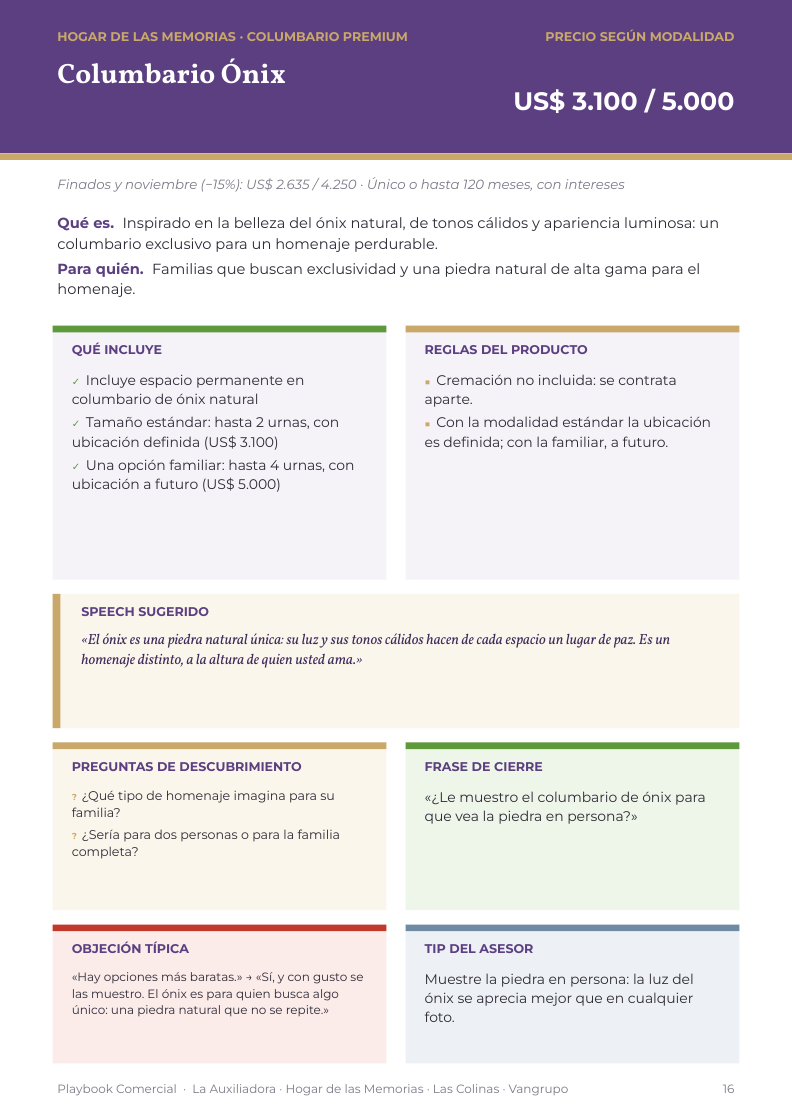
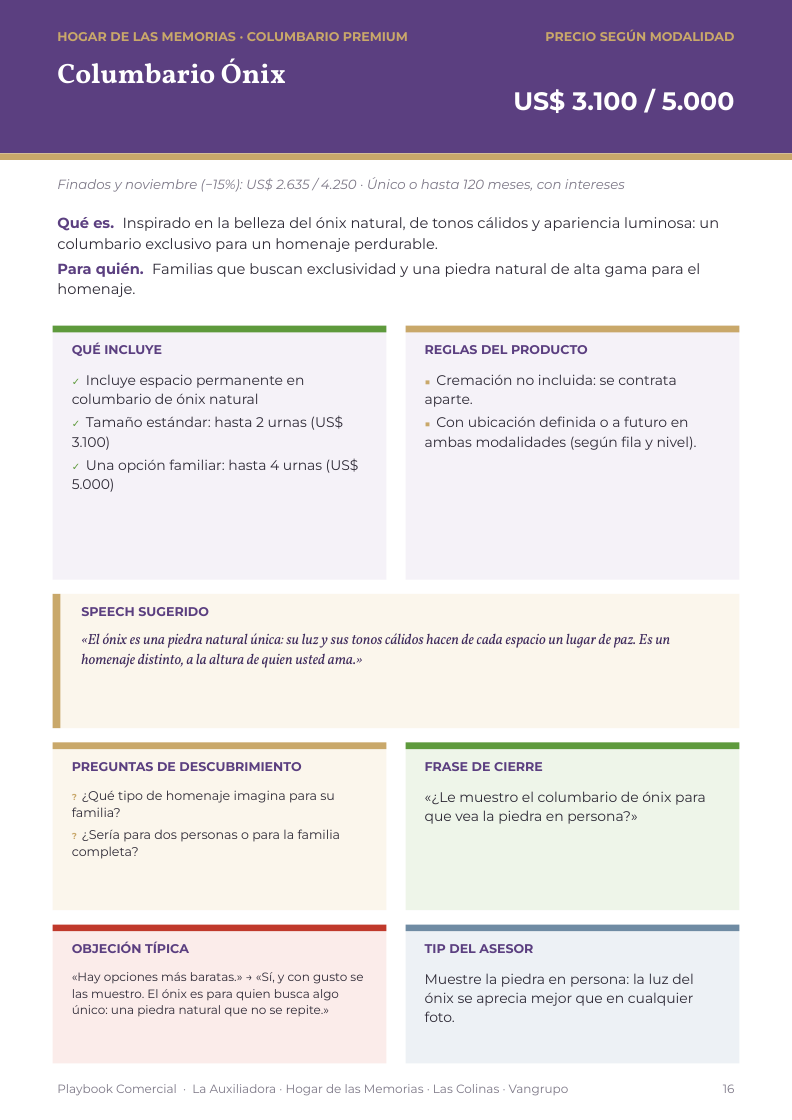
Before and after one commit to os267/teste, a slide deck: slide 16 of playbook/salida/Playbook_Comercial_Cremacion_Vangrupo_Vertical.pptx. Drawn at 792x1120 pixels with LibreOffice and Linux fonts; fonts in the diff are those of the drawing. Boxes give left, top, right and bottom in pixels: in the first picture for what was removed or moved away, otherwise in the second. Text is boxed around its words. In the diff, an @@ line names an element or a change of style, - is before the commit and + after.

```diff
--- a/playbook/salida/Playbook_Comercial_Cremacion_Vangrupo_Vertical.pptx
+++ b/playbook/salida/Playbook_Comercial_Cremacion_Vangrupo_Vertical.pptx
@@ text at (x1=72, y1=415, x2=359, y2=492): text changed @@
-✓ Tamaño estándar: hasta 2 urnas, con ubicación definida (US$ 3.100)
-✓ Una opción familiar: hasta 4 urnas, con ubicación a futuro (US$ 5.000)
+✓ Tamaño estándar: hasta 2 urnas (US$ 3.100)
+✓ Una opción familiar: hasta 4 urnas (US$ 5.000)
@@ text at (x1=425, y1=416, x2=697, y2=450): text changed @@
-■ Con la modalidad estándar la ubicación es definida; con la familiar, a futuro.
+■ Con ubicación definida o a futuro en ambas modalidades (según fila y nivel).
```
Also in this commit, not shown: 1 other slide changed, 7 other files.
